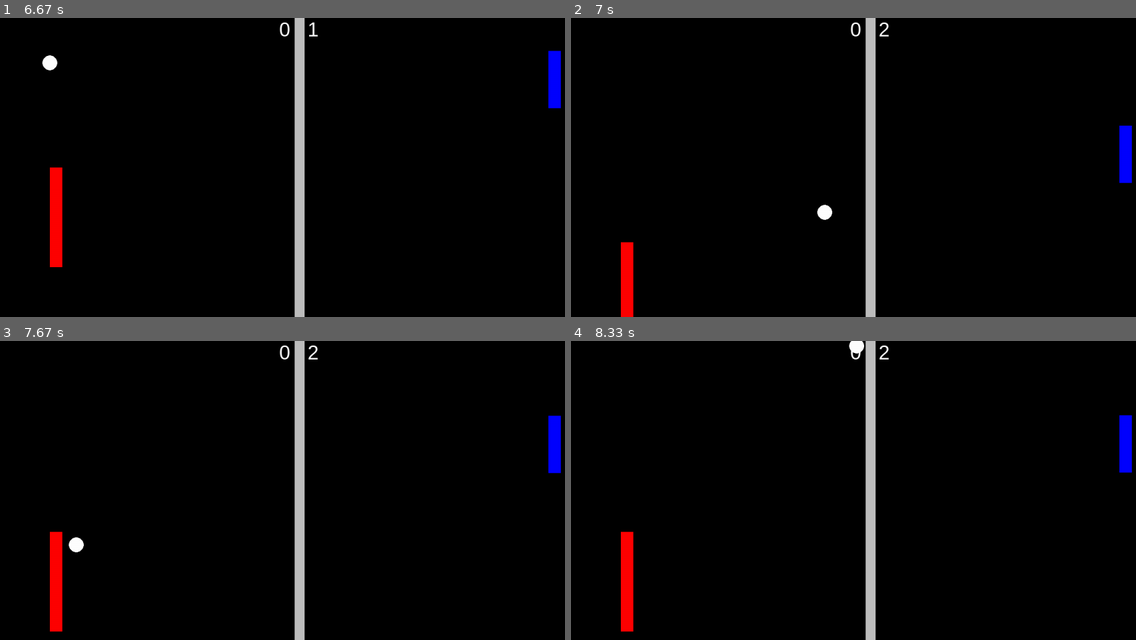
Above: before the commit, frames 1-4 (two rows, left to right).
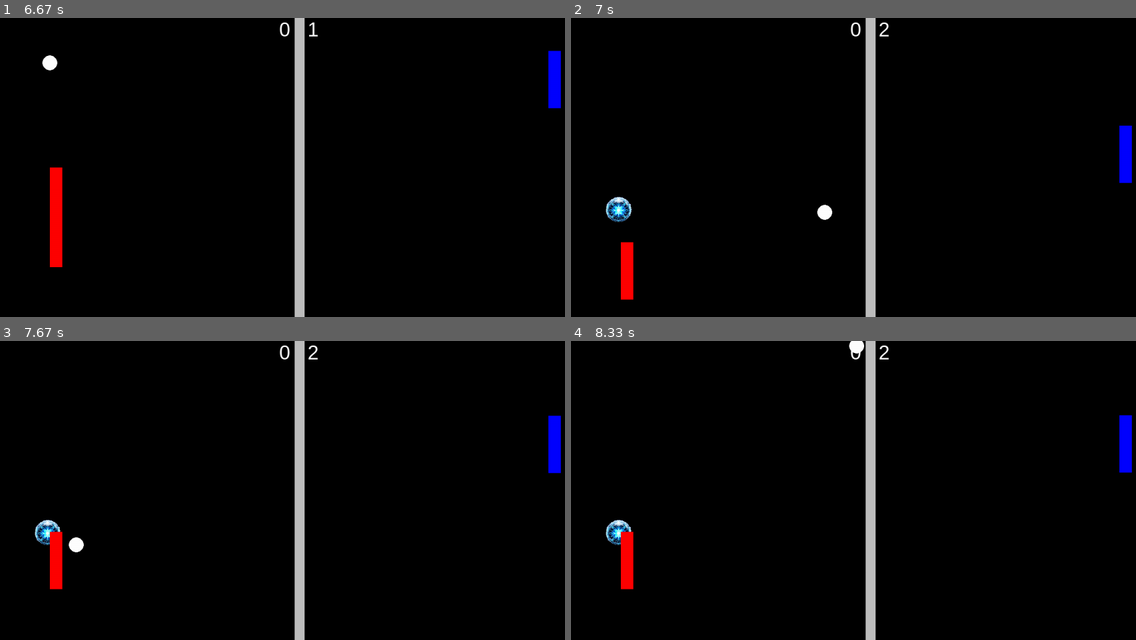
Above: after the commit, the same moments.

Repository: lambo-n/thecoderschool-pygames
Game: pygame game, started from ethanPong.py
Same seed, same stepped clock (60 frames per second), same inputs: the game is played once before the commit and once after it.
Inputs:
- Up to frame 1 (6.67 s): hold Up 0.33-0.8 s; hold Down 0.83-1.13 s; hold S 0.83-1.13 s; hold Up 1.17-1.53 s; hold W 1.17-1.53 s; hold Down 1.57-1.93 s; hold S 1.57-1.93 s; hold Up 1.97-2.27 s; hold W 1.97-2.27 s; hold Down 2.3-2.6 s; hold S 2.3-2.6 s; hold Up 2.63-3 s; hold W 2.63-3 s; hold Down 3.03-3.4 s; hold S 3.03-3.4 s; hold Up 3.43-3.73 s; hold W 3.43-3.73 s; hold Down 3.77-4.07 s; hold S 3.77-4.07 s; hold Up 4.1-4.47 s; hold W 4.1-4.47 s; hold Down 4.5-4.87 s; hold S 4.5-4.87 s; hold Up 4.9-5.2 s; hold W 4.9-5.2 s; hold Down 5.23-5.53 s; hold S 5.23-5.53 s; hold Up 5.57-5.93 s; hold W 5.57-5.93 s; hold Down 5.97-6.33 s; hold S 5.97-6.33 s; hold Up from 6.37 s (still down); hold W from 6.37 s (still down)
- Up to frame 2 (7 s): release Up at 6.67 s; release W at 6.67 s; hold Down from 6.7 s (still down); hold S from 6.7 s (still down)
- Up to frame 3 (7.67 s): release Down at 7 s; release S at 7 s; hold Up 7.03-7.4 s; hold W 7.03-7.4 s; hold Down from 7.43 s (still down); hold S from 7.43 s (still down)
- Up to frame 4 (8.33 s): release Down at 7.8 s; release S at 7.8 s; hold Up 7.83-8.13 s; hold W 7.83-8.13 s; hold Down from 8.17 s (still down); hold S from 8.17 s (still down)

Frame 1 is identical in both runs. In frame 2, 0.4% of the frame differs, in the area x 6-12%, y 59-100%; in frame 3, 0.6%, in the area x 6-12%, y 59-98%; in frame 4, 0.6%.

Commit message:
Reset powerup state and position on score update

Diff:
--- a/ethanPong.py
+++ b/ethanPong.py
@@ -119,6 +119,11 @@
         powerup_pos.x = random.randint(0,WIDTH)
         powerup_pos.y = random.randint(0,HEIGHT)
         speedx = random.randrange(300,601,100) * random.randrange(-1,2,2)
+        powerupShow = True
+        redPowerUp = False
+        bluePowerUp = False
+
+
     if circle_pos.x > 1200:
         points1 += 1
         print("Points1")
@@ -127,6 +132,9 @@
         powerup_pos.x = random.randint(0,WIDTH)
         powerup_pos.y = random.randint(0,HEIGHT)
         speedx =  speedx = random.randrange(300,601,100) * random.randrange(-1,2,2)
+        powerupShow = True
+        redPowerUp = False
+        bluePowerUp = False
 
     font = pygame.font.SysFont("Arial", 40)
     livesText = font.render(f"{points1} - {points2}", True, "white")
